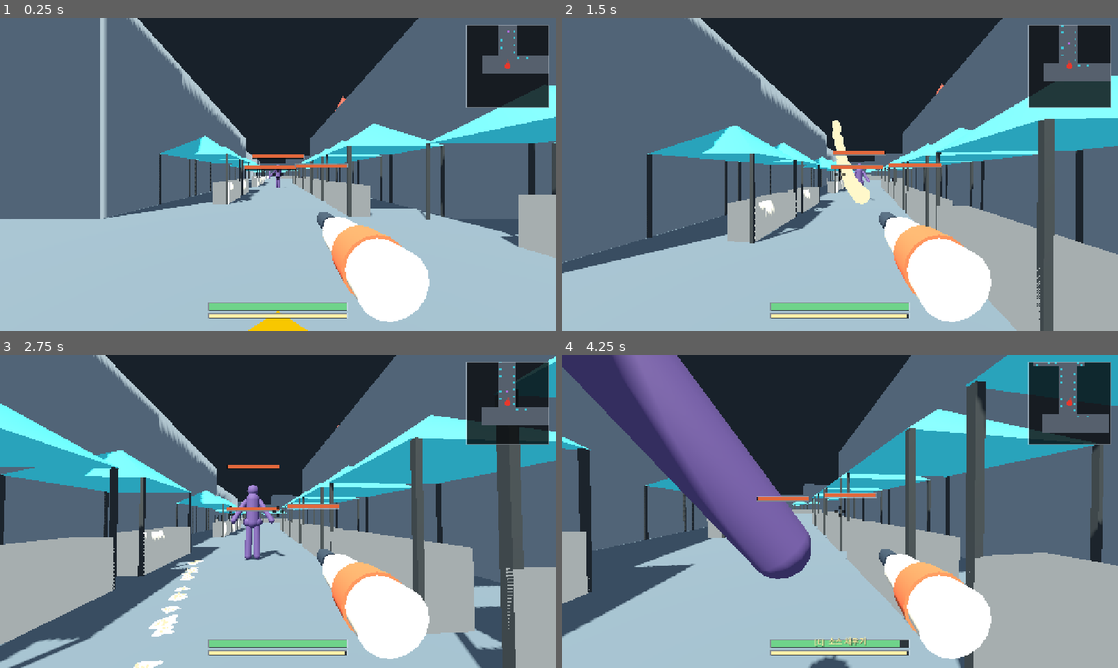
Above: before the commit, frames 1-4 (two rows, left to right).
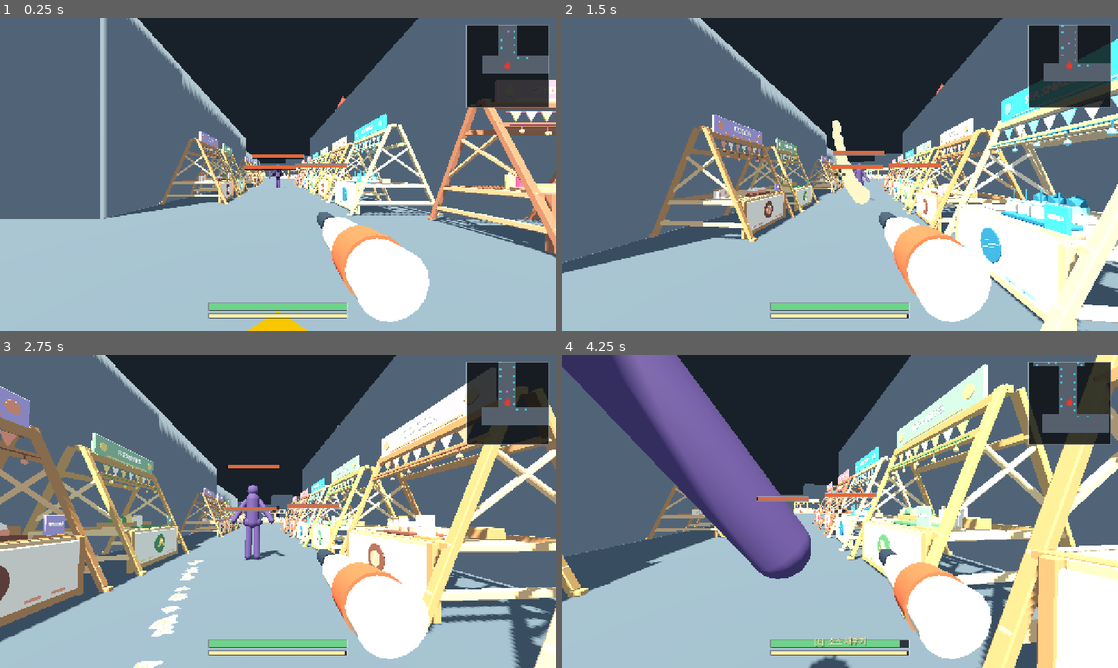
Above: after the commit, the same moments.

Repository: k3vin7/SauceIT-
Game: Godot game, scene res://main.tscn
Same seed, same stepped clock (60 frames per second), same inputs: the game is played once before the commit and once after it.
Inputs (mouse positions are in pixels of both pictures, inside the frame that each line leads up to):
- Up to frame 1 (0.25 s): no input
- Up to frame 2 (1.5 s): tap Enter at 0.5 s; move the mouse to (867, 174) at 0.52 s; hold Shift (run) 0.53-1.28 s; hold W (move_forward) from 0.53 s (still down); tap Space (jump) at 0.77 s; move the mouse to (812, 174) at 1.27 s; click (812, 174) at 1.35 s
- Up to frame 3 (2.75 s): keep holding W (move_forward); tap Space (jump) at 1.52 s; tap Shift (run) at 1.55, 2.3 s; move the mouse to (289, 505) at 2.02 s; hold E (refill_sauce) from 2.03 s (still down)
- Up to frame 4 (4.25 s): keep holding W (move_forward); move the mouse to (834, 517) at 2.77 s; release E (refill_sauce) at 2.78 s; tap Shift (run) at 2.85, 3.8 s; tap Space (jump) at 3.02, 3.77 s; move the mouse to (878, 514) at 3.52 s; hold R (wipe_screen) from 3.53 s (still down)

The runs differ from the first frame. In frame 1, 13% of the frame differs, in the area x 28-100%, y 19-77%; in frame 2, 27%; in frame 3, 39%, in the area x 0-100%, y 0-100%; in frame 4, 35%.

Commit message:
Add varied food booths and food trucks

Diff:
--- a/scripts/contaminable_object.gd
+++ b/scripts/contaminable_object.gd
@@ -17,6 +17,9 @@
 
 @export var size := Vector3(5.0, 2.2, 0.18)
 @export var body_color := Color("8e6f63")
+## Collision/paint can stay active behind an authored prop whose own mesh is
+## the visible surface.  Ordinary walls keep rendering their generated quads.
+@export var visible_surface := true
 
 @export_group("Contamination Grid")
 @export_range(0.05, 0.5, 0.01, "suffix:m") var cell_size := 0.1
@@ -157,6 +160,7 @@
 		face.name = "Face%d" % i
 		face.mesh = _build_face_quad(normal, u_axis, v_axis, face_extent)
 		face.material_override = grid.material
+		face.visible = visible_surface
 		add_child(face)
 
 	var collision := CollisionShape3D.new()
--- a/scripts/mayo_prototype.gd
+++ b/scripts/mayo_prototype.gd
@@ -12,6 +12,14 @@
 const HealthHudScript := preload("res://scripts/health_hud.gd")
 const MinimapScript := preload("res://scripts/minimap.gd")
 const StallRoofScript := preload("res://scripts/stall_roof.gd")
+const FOOD_BOOTH_SCENES: Array[PackedScene] = [
+	preload("res://assets/food_booths/food_booth_s1.glb"),
+	preload("res://assets/food_booths/food_booth_s2.glb"),
+	preload("res://assets/food_booths/food_booth_s3.glb"),
+	preload("res://assets/food_booths/food_booth_s4.glb"),
+]
+const FOOD_TRUCK_SCENE: PackedScene = preload(
+	"res://assets/food_booths/food_truck_s1.glb")
 
 # Splat batch entry kinds. Four ints per splat: kind, target, cell x, cell y.
 # What `target` means is the kind's business -- a wall packs its index and the
@@ -1286,11 +1294,50 @@
 		_create_wall("StreetWall%02d" % index, box["position"], box["size"], wall_color)
 		index += 1
 
-	# The sketch's cyan blocks. Solid boxes for now, as asked -- a stall is a
-	# thing to hide behind and to get mayo on, and both of those work already.
+	# Give every pitch one of the four authored food-booth designs.  The seed is
+	# fixed so multiplayer peers build the same scene, while rejecting the last
+	# draw keeps neighbouring entries from becoming a run of identical booths.
 	index = 0
-	for box in StreetMap.stall_boxes():
-		_create_stall("Stall%02d" % index, box)
+	var stall_boxes := StreetMap.stall_boxes()
+	# A truck is wider than one gazebo, so only replace pitches that already own
+	# two bays. Pick a deterministic 1-3 of them so multiplayer peers agree.
+	var truck_rng := RandomNumberGenerator.new()
+	truck_rng.seed = 0x7F00D7AC
+	var truck_candidates: Array[int] = []
+	for stall_index in stall_boxes.size():
+		if int(stall_boxes[stall_index].get("bays", 1)) >= 2:
+			truck_candidates.push_back(stall_index)
+	for truck_shuffle_index in range(truck_candidates.size() - 1, 0, -1):
+		var truck_swap_index := truck_rng.randi_range(0, truck_shuffle_index)
+		var truck_swap_value := truck_candidates[truck_shuffle_index]
+		truck_candidates[truck_shuffle_index] = truck_candidates[truck_swap_index]
+		truck_candidates[truck_swap_index] = truck_swap_value
+	var truck_count := truck_rng.randi_range(1, mini(3, truck_candidates.size()))
+	var truck_stalls := {}
+	for truck_index in truck_count:
+		truck_stalls[truck_candidates[truck_index]] = true
+
+	var booth_rng := RandomNumberGenerator.new()
+	booth_rng.seed = 0x5A17B007
+	var booth_variants: Array[int] = []
+	while booth_variants.size() < stall_boxes.size():
+		var cycle: Array[int] = [0, 1, 2, 3]
+		for shuffle_index in range(cycle.size() - 1, 0, -1):
+			var swap_index := booth_rng.randi_range(0, shuffle_index)
+			var swap_value := cycle[shuffle_index]
+			cycle[shuffle_index] = cycle[swap_index]
+			cycle[swap_index] = swap_value
+		if not booth_variants.is_empty() and cycle[0] == booth_variants.back():
+			var boundary_value := cycle[0]
+			cycle[0] = cycle[1]
+			cycle[1] = boundary_value
+		for cycle_variant in cycle:
+			if booth_variants.size() >= stall_boxes.size():
+				break
+			booth_variants.push_back(cycle_variant)
+	for box in stall_boxes:
+		var variant := booth_variants[index]
+		_create_stall("Stall%02d" % index, box, variant, truck_stalls.has(index))
 		_add_refill_station(box)
 		index += 1
 
@@ -1397,9 +1444,12 @@
 ## The counter is waist-high on purpose. A solid box was cover you could hide
 ## behind completely; a counter is cover you shoot *over*, which is the more
 ## interesting half of what a market stall is for.
-func _create_stall(stall_name: String, box: Dictionary) -> void:
+func _create_stall(stall_name: String, box: Dictionary, variant: int,
+		use_food_truck: bool) -> void:
 	var holder := Node3D.new()
 	holder.name = stall_name
+	holder.set_meta("food_booth_variant", variant + 1)
+	holder.set_meta("is_food_truck", use_food_truck)
 	add_child(holder)
 
 	var ground: Vector3 = box["position"]
@@ -1408,6 +1458,7 @@
 	var across := Vector3(facing.z, 0.0, -facing.x)
 
 	var bays: int = box.get("bays", 1)
+	holder.set_meta("stall_bays", bays)
 	var bay: float = StreetMap.stall_metre(StreetMap.STALL_FOOTPRINT_M)
 	# A two-bay vendor is two gazebos side by side over one run of counter: the
 	# standard catering pitch is one tent over the cooking and a second over the
@@ -1423,7 +1474,8 @@
 	var counter_size := _oriented_size(facing, width, counter_high, counter_deep)
 	var counter_at := ground + facing * (width - counter_deep) * 0.5
 	counter_at.y = counter_high * 0.5
-	var counter := _make_contaminable(holder, "Counter", counter_at, counter_size, Color("d8d2c4"))
+	var counter := _make_contaminable(holder, "Counter", counter_at, counter_size,
+		Color("d8d2c4"), false)
 	_walls.push_back(counter)
 
 	# One roof per bay rather than one long one, so a double reads as two tents
@@ -1431,9 +1483,29 @@
 	var frame := StandardMaterial3D.new()
 	frame.albedo_color = Color("2f3438")
 	frame.roughness = 0.6
+	if use_food_truck:
+		var truck := FOOD_TRUCK_SCENE.instantiate() as Node3D
+		truck.name = "FoodTruck_s1"
+		truck.position = ground
+		truck.rotation.y = atan2(facing.x, facing.z)
+		truck.scale = Vector3.ONE * StreetMap.PROP_SCALE
+		truck.add_to_group("food_truck_visual")
+		holder.add_child(truck)
 	for index in bays:
 		var offset := (float(index) - (float(bays) - 1.0) * 0.5) * bay
 		var bay_centre := ground + across * offset
+
+		# The supplied Blender assets already include the human-height conversion;
+		# apply only the world's extra architecture scale so they match the existing
+		# 5.33 m pitch and 5.81 m peak. Blender's -Y frontage imports as local +Z.
+		if not use_food_truck:
+			var booth := FOOD_BOOTH_SCENES[variant].instantiate() as Node3D
+			booth.name = "FoodBooth%d_s%d" % [index, variant + 1]
+			booth.position = bay_centre
+			booth.rotation.y = atan2(facing.x, facing.z)
+			booth.scale = Vector3.ONE * StreetMap.PROP_SCALE
+			booth.add_to_group("food_booth_visual")
+			holder.add_child(booth)
 
 		# The roof, and the only thing up there: the pointed shape both blocks
 		# and stains. It used to be a flat slab at eaves height with a
@@ -1441,6 +1513,7 @@
 		# an invisible ceiling rather than running down the slope you can see.
 		var roof := StallRoofScript.new() as StallRoof
 		roof.name = "Roof%d" % index
+		roof.visible_surface = false
 		roof.position = bay_centre + Vector3(0.0, eaves + (peak - eaves) * 0.5, 0.0)
 		roof.rotation.y = atan2(facing.x, facing.z) + PI * 0.25
 		holder.add_child(roof)
@@ -1474,6 +1547,7 @@
 			post_box.size = post_shape.size
 			post_mesh.mesh = post_box
 			post_mesh.material_override = frame
+			post_mesh.visible = false
 			post.add_child(post_mesh)
 			corner += 1
 
@@ -1487,7 +1561,7 @@
 
 ## A `ContaminableObject` under `holder`, sharing the world's cell and brush.
 func _make_contaminable(holder: Node3D, part_name: String, at: Vector3,
-		size: Vector3, color: Color) -> ContaminableObject:
+		size: Vector3, color: Color, visible_surface := true) -> ContaminableObject:
 	var part := WallScript.new() as ContaminableObject
 	part.name = part_name
 	part.position = at
@@ -1495,6 +1569,7 @@
 	part.body_color = color
 	part.cell_size = grid_cell_size
 	part.brush_radius = contamination_brush_radius
+	part.visible_surface = visible_surface
 	holder.add_child(part)
 	return part
 
--- a/scripts/stall_roof.gd
+++ b/scripts/stall_roof.gd
@@ -23,6 +23,9 @@
 var contamination: RoofContamination
 var radius := 1.0
 var height := 1.0
+## Authored booth meshes can supply the appearance while this node preserves
+## the established roof collision and networked contamination target.
+var visible_surface := true
 
 
 func _ready() -> void:
@@ -56,6 +59,7 @@
 	var mesh_instance := MeshInstance3D.new()
 	mesh_instance.name = "RoofMesh"
 	mesh_instance.mesh = cone
+	mesh_instance.visible = visible_surface
 	add_child(mesh_instance)
 
 	# The collider is the four faces themselves, not a solid pyramid around them
--- a/tests/probe_map.gd
+++ b/tests/probe_map.gd
@@ -189,6 +189,45 @@
 		footprints[at] = true
 	_check(overlaps == 0, "%d stalls stand on the same cell as another" % overlaps)
 
+	# All four supplied booth designs are represented, and the deterministic
+	# shuffle never gives consecutive pitches the same visual. Double pitches
+	# instantiate the same design once per bay.
+	var variant_counts := [0, 0, 0, 0]
+	var booth_visuals := 0
+	var truck_visuals := 0
+	var previous_variant := -1
+	for child in scene.get_children():
+		if not child.has_meta("food_booth_variant"):
+			continue
+		if bool(child.get_meta("is_food_truck", false)):
+			_check(int(child.get_meta("stall_bays", 1)) == 2,
+				"%s puts a food truck in a single-bay pitch" % child.name)
+			truck_visuals += child.find_children("FoodTruck*", "Node3D", true, false).size()
+			previous_variant = -1
+			continue
+		var variant := int(child.get_meta("food_booth_variant")) - 1
+		_check(variant >= 0 and variant < variant_counts.size(),
+			"%s has invalid food-booth variant %d" % [child.name, variant + 1])
+		if variant >= 0 and variant < variant_counts.size():
+			variant_counts[variant] += 1
+		_check(variant != previous_variant,
+			"two consecutive pitches use food-booth variant %d" % (variant + 1))
+		previous_variant = variant
+		booth_visuals += child.find_children("FoodBooth*", "Node3D", true, false).size()
+	var expected_booth_visuals := 0
+	for stall in StreetMap.stall_boxes():
+		expected_booth_visuals += int(stall.get("bays", 1))
+	expected_booth_visuals -= truck_visuals * 2
+	print("food-booth designs=%s, visual bays=%d, food trucks=%d" % [
+		str(variant_counts), booth_visuals, truck_visuals])
+	_check(variant_counts.min() > 0, "not all four food-booth designs were placed: %s" %
+		str(variant_counts))
+	_check(truck_visuals >= 1 and truck_visuals <= 3,
+		"the map placed %d food trucks rather than 1-3" % truck_visuals)
+	_check(booth_visuals == expected_booth_visuals,
+		"only %d of %d stall bays have an authored food-booth model" %
+			[booth_visuals, expected_booth_visuals])
+
 	# The vendors that cook on the pitch get two gazebos. A pitch too short for
 	# a double falls back to one rather than losing the vendor, so the count can
 	# come in under the list -- but most of them should get what they asked for.
Binary file added: assets/food_booths/food_booth_s1.glb
Not shown, added: assets/food_booths/food_booth_s1.glb.import
Binary file added: assets/food_booths/food_booth_s2.glb
Not shown, added: assets/food_booths/food_booth_s2.glb.import
Binary file added: assets/food_booths/food_booth_s3.glb
Not shown, added: assets/food_booths/food_booth_s3.glb.import
Binary file added: assets/food_booths/food_booth_s4.glb
Not shown, added: assets/food_booths/food_booth_s4.glb.import
Binary file added: assets/food_booths/food_truck_s1.glb
Not shown, added: assets/food_booths/food_truck_s1.glb.import
Not shown, changed: README.md
Not shown, added: assets/food_booths/export_food_booth.py
